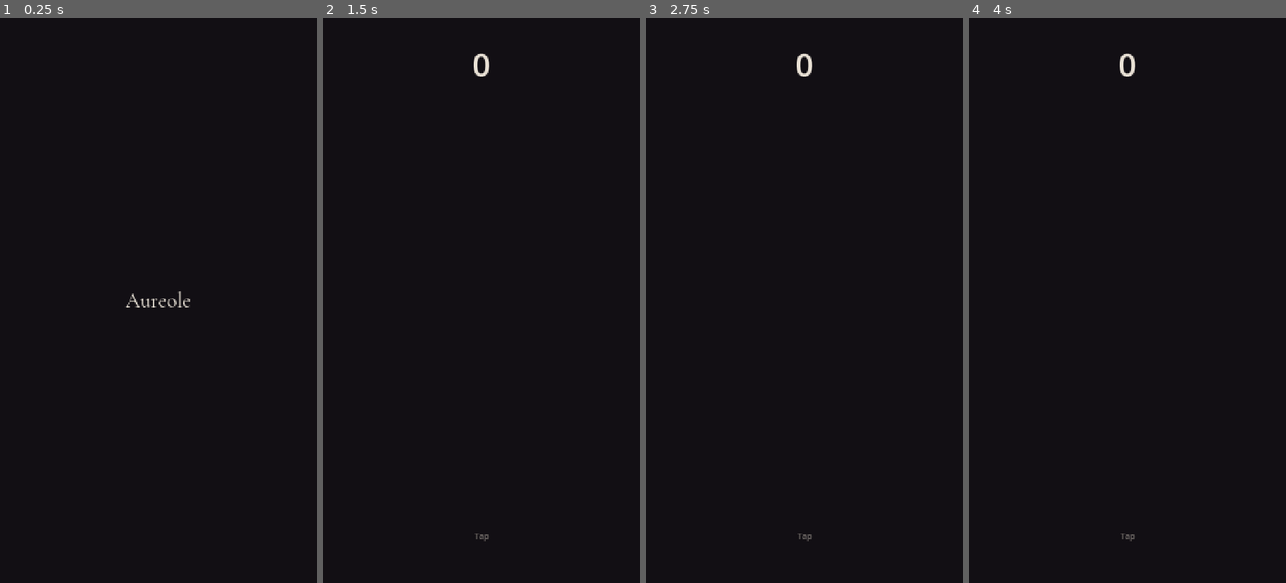
Above: before the commit, frames 1-4 (left to right).
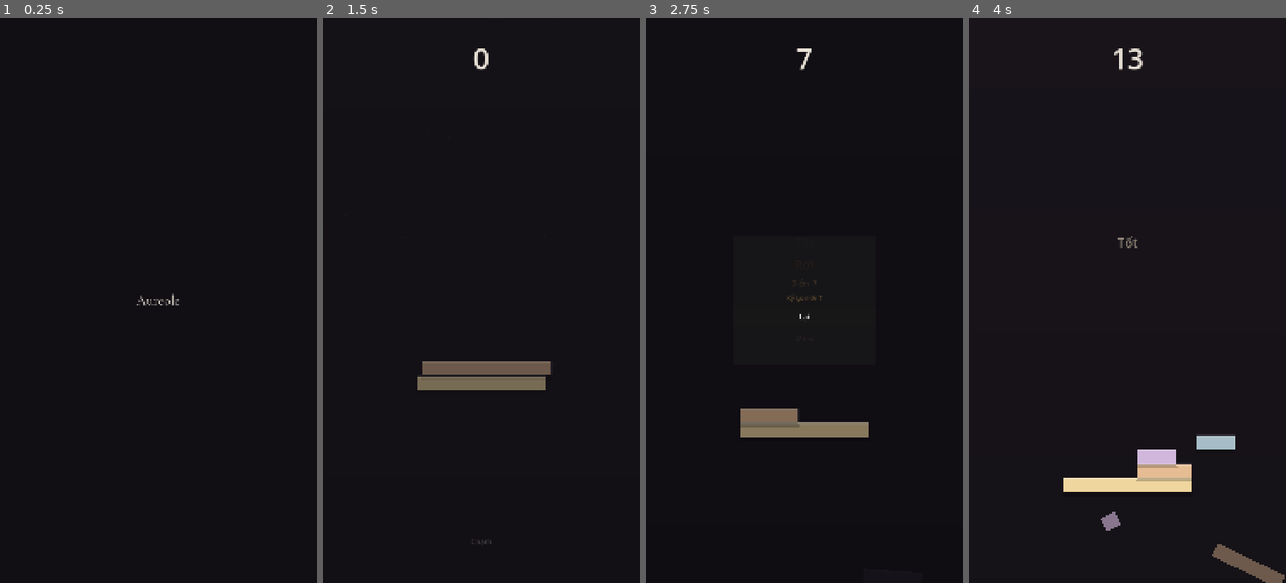
Above: after the commit, the same moments.

Repository: quocXEM/aureole
Game: Godot game, scene res://scenes/boot.tscn
Same seed, same stepped clock (60 frames per second), same inputs: the game is played once before the commit and once after it.
Inputs (mouse positions are in pixels of both pictures, inside the frame that each line leads up to):
- Up to frame 1 (0.25 s): no input
- Up to frame 2 (1.5 s): click "EN" at 0.5 s; click "Chơi" at 1.25 s
- Up to frame 3 (2.75 s): tap Enter at 2 s; move the mouse to (874, 272) at 2.02 s; click (874, 272) at 2.17 s; tap Space at 2.27 s
- Up to frame 4 (4 s): click (1127, 317) at 2.75 s, where only the run after the commit has a clickable "Lại"; move the mouse to (1064, 328) at 3.52 s; click (1064, 328) at 3.67 s; tap Space at 3.77 s

The runs differ from the first frame. In frame 1, 0.2% of the frame differs, in the area x 39-60%, y 48-52%; in frame 2, 2.1%; in frame 3, 1.8%; in frame 4, 3.1%, in the area x 29-100%, y 5-100%.
Error before the commit: Parse Error: Cannot infer the type of "col" variable because the value doesn't have a set type. (res://scripts/game/stack_game.gd:131)

Commit message:
Fix crash parse Color + smoke test; scale play 1080×1920.
Co-authored-by: Cursor <cursoragent@cursor.com>

Diff:
--- a/project.godot
+++ b/project.godot
@@ -1,10 +1,4 @@
-; Engine configuration file.
-; It's best edited using the editor UI and not directly,
-; since the parameters that go here are not all obvious.
-;
-; Format:
-;   [section] ; section goes between []
-;   param=value ; assign values to parameters
+; Aureole — mobile-first (Android / iOS portrait)
 
 config_version=5
 
@@ -12,9 +6,9 @@
 
 config/name="Aureole"
 config/description="Tap to stack glowing discs. Perfect alignment. One more try."
-config/version="0.1.0"
+config/version="0.1.1"
 run/main_scene="res://scenes/boot.tscn"
-config/features=PackedStringArray("4.7", "Forward Plus")
+config/features=PackedStringArray("4.7", "Mobile")
 config/icon="res://icon.svg"
 
 [autoload]
@@ -26,13 +20,19 @@
 
 [display]
 
-window/size/viewport_width=720
-window/size/viewport_height=1280
-window/size/window_width_override=405
-window/size/window_height_override=720
+window/size/viewport_width=1080
+window/size/viewport_height=1920
+window/size/window_width_override=540
+window/size/window_height_override=960
 window/stretch/mode="canvas_items"
-window/stretch/aspect="keep_width"
+window/stretch/aspect="expand"
+window/handheld/orientation=1
+
+[input_devices]
+
+pointing/emulate_touch_from_mouse=true
 
 [rendering]
 
+renderer/rendering_method="mobile"
 environment/defaults/default_clear_color=Color(0.07, 0.06, 0.08, 1)
--- a/scenes/game.tscn
+++ b/scenes/game.tscn
@@ -8,7 +8,7 @@
 [node name="World" type="Node2D" parent="."]
 
 [node name="Camera" type="Camera2D" parent="."]
-position = Vector2(360, 900)
+position = Vector2(540, 1400)
 enabled = true
 
 [node name="UI" type="CanvasLayer" parent="."]
@@ -25,13 +25,13 @@
 anchors_preset = 10
 anchor_left = 0.5
 anchor_right = 0.5
-offset_left = -140.0
-offset_top = 56.0
-offset_right = 140.0
-offset_bottom = 140.0
-pivot_offset = Vector2(140, 42)
+offset_left = -200.0
+offset_top = 72.0
+offset_right = 200.0
+offset_bottom = 180.0
+pivot_offset = Vector2(200, 54)
 theme_override_colors/font_color = Color(0.96, 0.93, 0.88, 0.95)
-theme_override_font_sizes/font_size = 72
+theme_override_font_sizes/font_size = 96
 text = "0"
 horizontal_alignment = 1
 
@@ -39,28 +39,28 @@
 anchors_preset = 10
 anchor_left = 0.5
 anchor_right = 0.5
-offset_left = -80.0
-offset_top = 132.0
-offset_right = 80.0
-offset_bottom = 164.0
+offset_left = -120.0
+offset_top = 170.0
+offset_right = 120.0
+offset_bottom = 210.0
 theme_override_colors/font_color = Color(0.94, 0.84, 0.62, 0.9)
-theme_override_font_sizes/font_size = 22
+theme_override_font_sizes/font_size = 28
 text = ""
 horizontal_alignment = 1
 
 [node name="Flash" type="Label" parent="UI"]
 anchors_preset = 8
 anchor_left = 0.5
-anchor_top = 0.42
+anchor_top = 0.4
 anchor_right = 0.5
-anchor_bottom = 0.42
-offset_left = -160.0
-offset_top = -28.0
-offset_right = 160.0
-offset_bottom = 28.0
-pivot_offset = Vector2(160, 28)
+anchor_bottom = 0.4
+offset_left = -220.0
+offset_top = -36.0
+offset_right = 220.0
+offset_bottom = 36.0
+pivot_offset = Vector2(220, 36)
 theme_override_colors/font_color = Color(0.96, 0.93, 0.88, 1)
-theme_override_font_sizes/font_size = 34
+theme_override_font_sizes/font_size = 44
 text = ""
 horizontal_alignment = 1
 
@@ -70,12 +70,12 @@
 anchor_top = 1.0
 anchor_right = 0.5
 anchor_bottom = 1.0
-offset_left = -100.0
-offset_top = -120.0
-offset_right = 100.0
-offset_bottom = -84.0
-theme_override_colors/font_color = Color(0.94, 0.9, 0.84, 0.45)
-theme_override_font_sizes/font_size = 18
+offset_left = -140.0
+offset_top = -160.0
+offset_right = 140.0
+offset_bottom = -110.0
+theme_override_colors/font_color = Color(0.94, 0.9, 0.84, 0.5)
+theme_override_font_sizes/font_size = 26
 text = "Tap"
 horizontal_alignment = 1
 
@@ -86,46 +86,49 @@
 anchor_top = 0.5
 anchor_right = 0.5
 anchor_bottom = 0.5
-offset_left = -160.0
-offset_top = -150.0
-offset_right = 160.0
-offset_bottom = 150.0
+offset_left = -240.0
+offset_top = -220.0
+offset_right = 240.0
+offset_bottom = 220.0
 
 [node name="VBox" type="VBoxContainer" parent="UI/Over"]
 layout_mode = 2
-theme_override_constants/separation = 14
+theme_override_constants/separation = 18
 alignment = 1
 
 [node name="Title" type="Label" parent="UI/Over/VBox"]
 layout_mode = 2
 theme_override_colors/font_color = Color(0.14, 0.11, 0.1, 1)
-theme_override_font_sizes/font_size = 34
+theme_override_font_sizes/font_size = 44
 text = "Fallen"
 horizontal_alignment = 1
 
 [node name="Score" type="Label" parent="UI/Over/VBox"]
 layout_mode = 2
 theme_override_colors/font_color = Color(0.25, 0.2, 0.16, 0.9)
-theme_override_font_sizes/font_size = 18
+theme_override_font_sizes/font_size = 24
 text = "Score  0"
 horizontal_alignment = 1
 
 [node name="Best" type="Label" parent="UI/Over/VBox"]
 layout_mode = 2
 theme_override_colors/font_color = Color(0.45, 0.35, 0.22, 0.85)
-theme_override_font_sizes/font_size = 15
+theme_override_font_sizes/font_size = 20
 text = "Best  0"
 horizontal_alignment = 1
 
 [node name="Retry" type="Button" parent="UI/Over/VBox"]
-custom_minimum_size = Vector2(0, 50)
+custom_minimum_size = Vector2(0, 64)
 layout_mode = 2
+theme_override_font_sizes/font_size = 26
 text = "Again"
 
 [node name="Menu" type="Button" parent="UI/Over/VBox"]
+custom_minimum_size = Vector2(0, 48)
 layout_mode = 2
 flat = true
 theme_type_variation = &"GhostButton"
 theme_override_colors/font_color = Color(0.25, 0.2, 0.16, 0.5)
 theme_override_colors/font_hover_color = Color(0.14, 0.11, 0.1, 0.9)
+theme_override_font_sizes/font_size = 20
 text = "Menu"
--- a/scripts/fx/atmosphere.gd
+++ b/scripts/fx/atmosphere.gd
@@ -6,14 +6,14 @@
 	z_index = -6
 	queue_redraw()
 	var dust := Node2D.new()
+	dust.set_script(preload("res://scripts/fx/dust.gd"))
 	dust.z_index = -5
 	add_child(dust)
-	dust.set_script(load("res://scripts/fx/dust.gd"))
 
 
 func _draw() -> void:
-	# Tall wash so camera can climb
-	var h := 8000.0
+	var w := 1080.0
+	var h := 10000.0
 	var top := Color(0.11, 0.09, 0.12, 1)
 	var mid := Color(0.07, 0.06, 0.08, 1)
 	var bot := Color(0.05, 0.045, 0.055, 1)
@@ -22,4 +22,4 @@
 		var t0 := float(i) / float(steps)
 		var t1 := float(i + 1) / float(steps)
 		var c0 := top.lerp(mid, clampf(t0 * 1.4, 0.0, 1.0)).lerp(bot, clampf((t0 - 0.45) * 1.6, 0.0, 1.0))
-		draw_rect(Rect2(0.0, t0 * h - 2000.0, 720.0, (t1 - t0) * h + 2.0), c0)
+		draw_rect(Rect2(0.0, t0 * h - 3000.0, w, (t1 - t0) * h + 2.0), c0)
--- a/scripts/fx/dust.gd
+++ b/scripts/fx/dust.gd
@@ -4,10 +4,10 @@
 
 
 func _ready() -> void:
-	for i in 28:
+	for i in 36:
 		_bits.append({
-			"p": Vector2(randf() * 720.0, randf() * 2000.0 - 400.0),
-			"r": randf_range(1.2, 2.8),
+			"p": Vector2(randf() * 1080.0, randf() * 2400.0 - 600.0),
+			"r": randf_range(1.5, 3.2),
 			"a": randf_range(0.04, 0.14),
 			"s": randf_range(8.0, 22.0),
 			"ph": randf() * TAU,
@@ -18,10 +18,10 @@
 	for b in _bits:
 		b.ph += delta * 0.6
 		b.p.y -= b.s * delta * 0.15
-		b.p.x += sin(b.ph) * 6.0 * delta
-		if b.p.y < -500.0:
-			b.p.y = 1600.0
-			b.p.x = randf() * 720.0
+		b.p.x += sin(b.ph) * 8.0 * delta
+		if b.p.y < -600.0:
+			b.p.y = 2000.0
+			b.p.x = randf() * 1080.0
 	queue_redraw()
 
 
--- a/scripts/game/audio_bus.gd
+++ b/scripts/game/audio_bus.gd
@@ -1,5 +1,5 @@
 extends Node
-## Soft procedural blips — no asset pack required.
+## Soft procedural blips — safe for mobile.
 
 var _player: AudioStreamPlayer
 var _gen: AudioStreamGenerator
@@ -9,39 +9,39 @@
 func _ready() -> void:
 	_gen = AudioStreamGenerator.new()
 	_gen.mix_rate = 22050.0
-	_gen.buffer_length = 0.2
+	_gen.buffer_length = 0.3
 	_player = AudioStreamPlayer.new()
 	_player.stream = _gen
 	_player.volume_db = -10.0
 	add_child(_player)
 	_player.play()
-	# Playback available next frame
 	call_deferred("_bind_playback")
 
 
 func _bind_playback() -> void:
-	_playback = _player.get_stream_playback() as AudioStreamGeneratorPlayback
+	if _player:
+		_playback = _player.get_stream_playback() as AudioStreamGeneratorPlayback
 
 
 func play_tap() -> void:
-	_blip(660.0, 0.05, 0.16)
+	_blip(660.0, 0.04, 0.14)
 
 
 func play_land() -> void:
-	_blip(240.0, 0.07, 0.2)
+	_blip(240.0, 0.06, 0.18)
 
 
 func play_perfect() -> void:
-	_blip(880.0, 0.04, 0.14)
-	_blip(1240.0, 0.05, 0.1)
+	_blip(880.0, 0.035, 0.12)
+	_blip(1240.0, 0.045, 0.09)
 
 
 func play_fail() -> void:
-	_blip(100.0, 0.16, 0.24)
+	_blip(100.0, 0.14, 0.2)
 
 
 func play_ui() -> void:
-	_blip(520.0, 0.035, 0.1)
+	_blip(520.0, 0.03, 0.09)
 
 
 func _blip(freq: float, dur: float, amp: float) -> void:
@@ -49,11 +49,13 @@
 		_bind_playback()
 	if _playback == null:
 		return
+	var avail := _playback.get_frames_available()
+	if avail < 64:
+		return
 	var rate := _gen.mix_rate
-	var n := int(dur * rate)
+	var n := mini(int(dur * rate), avail)
 	for i in n:
 		var t := float(i) / rate
 		var env := 1.0 - t / dur
 		var s := sin(TAU * freq * t) * amp * env * env
-		if _playback.get_frames_available() > 0:
-			_playback.push_frame(Vector2(s, s))
+		_playback.push_frame(Vector2(s, s))
--- a/scripts/game/stack_game.gd
+++ b/scripts/game/stack_game.gd
@@ -1,12 +1,12 @@
 extends Node2D
-## Aureole — international art-casual stack. Cut leftovers, Perfect juice, one more try.
-
-const BASE_W := 300.0
-const SLAB_H := 34.0
-const PERFECT := 7.0
-const SWING := 200.0
-const DROP_SPEED := 1650.0
-const COLORS := [
+## Aureole — mobile portrait stack (1080×1920 design).
+
+const BASE_W := 440.0
+const SLAB_H := 48.0
+const PERFECT := 10.0
+const SWING := 300.0
+const DROP_SPEED := 2200.0
+const COLORS: Array[Color] = [
 	Color(0.94, 0.84, 0.62),
 	Color(0.9, 0.74, 0.58),
 	Color(0.82, 0.72, 0.86),
@@ -30,6 +30,7 @@
 @onready var btn_menu: Button = $UI/Over/VBox/Menu
 @onready var dim: ColorRect = $UI/Dim
 
+var _cx := 540.0
 var _slabs: Array = []
 var _moving: Dictionary = {}
 var _dropping := false
@@ -40,13 +41,16 @@
 var _swing_t := 0.0
 var _swing_speed := 1.45
 var _color_i := 0
-var _cam_target_y := 900.0
+var _cam_target_y := 1400.0
 var _hint_done := false
 var _guide: Line2D
 var _new_best := false
+var _base_y := 1680.0
 
 
 func _ready() -> void:
+	_cx = get_viewport_rect().size.x * 0.5
+	_apply_safe_area()
 	btn_retry.pressed.connect(_restart)
 	btn_menu.pressed.connect(func() -> void:
 		AudioBus.play_ui()
@@ -56,21 +60,38 @@
 	dim.visible = false
 	flash_l.modulate.a = 0.0
 	combo_l.modulate.a = 0.0
-	var atm: Node2D = (load("res://scripts/fx/atmosphere.gd") as GDScript).new()
+	var atm := Node2D.new()
+	atm.set_script(preload("res://scripts/fx/atmosphere.gd"))
 	add_child(atm)
 	move_child(atm, 0)
 	_guide = Line2D.new()
-	_guide.width = 1.0
-	_guide.default_color = Color(0.95, 0.9, 0.8, 0.08)
+	_guide.width = 1.5
+	_guide.default_color = Color(0.95, 0.9, 0.8, 0.07)
 	_guide.z_index = -1
-	_guide.add_point(Vector2(360, -4000))
-	_guide.add_point(Vector2(360, 4000))
+	_guide.add_point(Vector2(_cx, -6000))
+	_guide.add_point(Vector2(_cx, 6000))
 	world.add_child(_guide)
 	_refresh_loc()
 	Loc.language_changed.connect(func(_c): _refresh_loc())
 	_start_run()
 	modulate.a = 0.0
 	create_tween().tween_property(self, "modulate:a", 1.0, 0.4)
+
+
+func _apply_safe_area() -> void:
+	var safe := DisplayServer.get_display_safe_area()
+	var win := DisplayServer.window_get_size()
+	if win.x <= 0 or win.y <= 0:
+		return
+	var top_pad := maxi(safe.position.y, 0)
+	# Scale pad into design pixels (viewport)
+	var design_h := get_viewport_rect().size.y
+	var pad := float(top_pad) * design_h / float(win.y)
+	if pad > 8.0:
+		score_l.offset_top = 56.0 + pad * 0.35
+		score_l.offset_bottom = 160.0 + pad * 0.35
+		combo_l.offset_top = 148.0 + pad * 0.35
+		combo_l.offset_bottom = 184.0 + pad * 0.35
 
 
 func _refresh_loc() -> void:
@@ -101,10 +122,11 @@
 	hint_l.modulate.a = 0.5
 	over.visible = false
 	dim.visible = false
-	_cam_target_y = 900.0
-	camera.position = Vector2(360, _cam_target_y)
+	_base_y = 1680.0
+	_cam_target_y = 1400.0
+	camera.position = Vector2(_cx, _cam_target_y)
 	camera.zoom = Vector2.ONE
-	_spawn_slab(360.0, 1100.0, BASE_W, false)
+	_spawn_slab(_cx, _base_y, BASE_W, false)
 	_spawn_moving()
 	_paint_hud()
 	_pop_score()
@@ -118,7 +140,7 @@
 func _paint_hud() -> void:
 	score_l.text = str(_score)
 	over_score.text = Loc.tr_key("over.score") % _score
-	var best_txt := Loc.tr_key("over.best") % SaveData.best
+	var best_txt: String = Loc.tr_key("over.best") % SaveData.best
 	if _new_best:
 		best_txt = Loc.tr_key("over.new_best") % SaveData.best
 	over_best.text = best_txt
@@ -128,13 +150,12 @@
 	var body := Node2D.new()
 	body.position = Vector2(x, y)
 	world.add_child(body)
-	var col := COLORS[_color_i % COLORS.size()]
-	# Soft contact shadow
-	var sh := Polygon2D.new()
+	var col: Color = COLORS[_color_i % COLORS.size()]
 	var hw := w * 0.5
 	var hh := SLAB_H * 0.5
+	var sh := Polygon2D.new()
 	sh.polygon = PackedVector2Array([
-		Vector2(-hw + 4, hh - 2), Vector2(hw - 4, hh - 2), Vector2(hw + 6, hh + 10), Vector2(-hw - 6, hh + 10),
+		Vector2(-hw + 6, hh - 2), Vector2(hw - 6, hh - 2), Vector2(hw + 8, hh + 14), Vector2(-hw - 8, hh + 14),
 	])
 	sh.color = Color(0, 0, 0, 0.22)
 	body.add_child(sh)
@@ -146,12 +167,12 @@
 	body.add_child(poly)
 	var hi := Polygon2D.new()
 	hi.polygon = PackedVector2Array([
-		Vector2(-hw, -hh), Vector2(hw, -hh), Vector2(hw, -hh + 5), Vector2(-hw, -hh + 5),
+		Vector2(-hw, -hh), Vector2(hw, -hh), Vector2(hw, -hh + 7), Vector2(-hw, -hh + 7),
 	])
 	hi.color = Color(1, 1, 1, 0.2)
 	body.add_child(hi)
 	var edge := Line2D.new()
-	edge.width = 1.0
+	edge.width = 1.5
 	edge.default_color = Color(1, 1, 1, 0.12)
 	edge.closed = true
 	edge.add_point(Vector2(-hw, -hh))
@@ -172,7 +193,7 @@
 func _spawn_moving() -> void:
 	var top: Dictionary = _slabs.back()
 	var y := float(top.y) - SLAB_H - 2.0
-	_spawn_slab(360.0 - SWING, y, float(top.w), true)
+	_spawn_slab(_cx - SWING, y, float(top.w), true)
 	_swing_t = randf() * TAU
 	_dropping = false
 
@@ -181,6 +202,7 @@
 	if not _alive:
 		return
 	camera.position.y = lerpf(camera.position.y, _cam_target_y, 1.0 - exp(-delta * 5.0))
+	camera.position.x = _cx
 	if _dropping and not _moving.is_empty():
 		_drop_y += DROP_SPEED * delta
 		var target_y := float(_slabs.back().y) - SLAB_H
@@ -193,7 +215,7 @@
 	if _moving.is_empty():
 		return
 	_swing_t += delta * _swing_speed
-	var x := 360.0 + sin(_swing_t) * SWING
+	var x := _cx + sin(_swing_t) * SWING
 	_moving.node.position.x = x
 	_moving.x = x
 	if not _hint_done:
@@ -231,26 +253,24 @@
 	var left := maxf(mx - mw * 0.5, tx - tw * 0.5)
 	var right := minf(mx + mw * 0.5, tx + tw * 0.5)
 	var overlap := right - left
-	if overlap <= 3.5:
+	if overlap <= 5.0:
 		_game_over()
 		return
 
-	# Leftover falls — signature Stack juice
 	var m_left := mx - mw * 0.5
 	var m_right := mx + mw * 0.5
+	var col: Color = _moving.col
 	if m_left < left - 0.5:
-		_spawn_fall(m_left, left, float(_moving.y), _moving.col, -1.0)
+		_spawn_fall(m_left, left, float(_moving.y), col, -1.0)
 	if m_right > right + 0.5:
-		_spawn_fall(right, m_right, float(_moving.y), _moving.col, 1.0)
+		_spawn_fall(right, m_right, float(_moving.y), col, 1.0)
 
 	var new_x := (left + right) * 0.5
 	var new_w := overlap
 	var offset := absf(mx - tx)
 	var perfect := offset <= PERFECT
-
-	# Perfect restores a whisper of width (international Stack feel)
 	if perfect:
-		new_w = minf(BASE_W, new_w + 4.0)
+		new_w = minf(BASE_W, new_w + 6.0)
 		new_x = tx
 
 	_moving.x = new_x
@@ -269,17 +289,17 @@
 		_score += int(12 + _combo * 6)
 		_flash(Loc.tr_key("hud.perfect"), Color(0.98, 0.92, 0.72, 1))
 		AudioBus.play_perfect()
-		_punch(1.05)
+		_punch(1.04)
 		_burst(Vector2(new_x, float(top.y) - SLAB_H))
 		_ring_flash(Vector2(new_x, float(top.y) - SLAB_H), new_w)
 	else:
 		_combo = 0
-		_score += 4 + int(new_w / 36.0)
+		_score += 4 + int(new_w / 50.0)
 		_flash(Loc.tr_key("hud.good"), Color(0.9, 0.86, 0.8, 0.75))
 		AudioBus.play_land()
 
 	_swing_speed = minf(2.9, _swing_speed + 0.045)
-	_cam_target_y = float(_slabs.back().y) - 440.0
+	_cam_target_y = float(_slabs.back().y) - 640.0
 	_paint_hud()
 	_pop_score()
 	_spawn_moving()
@@ -302,7 +322,7 @@
 	body.add_child(poly)
 	var tw := create_tween()
 	tw.set_parallel(true)
-	tw.tween_property(body, "position", body.position + Vector2(dir * randf_range(80, 140), 420), 0.55).set_ease(Tween.EASE_IN)
+	tw.tween_property(body, "position", body.position + Vector2(dir * randf_range(100, 180), 560), 0.55).set_ease(Tween.EASE_IN)
 	tw.tween_property(body, "rotation", dir * randf_range(0.6, 1.4), 0.55)
 	tw.tween_property(body, "modulate:a", 0.0, 0.55)
 	tw.chain().tween_callback(body.queue_free)
@@ -311,14 +331,17 @@
 func _resize_poly(d: Dictionary) -> void:
 	var hw := float(d.w) * 0.5
 	var hh := SLAB_H * 0.5
-	d.poly.polygon = PackedVector2Array([
+	var poly: Polygon2D = d.poly
+	poly.polygon = PackedVector2Array([
 		Vector2(-hw, -hh), Vector2(hw, -hh), Vector2(hw, hh), Vector2(-hw, hh),
 	])
-	d.sh.polygon = PackedVector2Array([
-		Vector2(-hw + 4, hh - 2), Vector2(hw - 4, hh - 2), Vector2(hw + 6, hh + 10), Vector2(-hw - 6, hh + 10),
-	])
-	d.hi.polygon = PackedVector2Array([
-		Vector2(-hw, -hh), Vector2(hw, -hh), Vector2(hw, -hh + 5), Vector2(-hw, -hh + 5),
+	var sh: Polygon2D = d.sh
+	sh.polygon = PackedVector2Array([
+		Vector2(-hw + 6, hh - 2), Vector2(hw - 6, hh - 2), Vector2(hw + 8, hh + 14), Vector2(-hw - 8, hh + 14),
+	])
+	var hi: Polygon2D = d.hi
+	hi.polygon = PackedVector2Array([
+		Vector2(-hw, -hh), Vector2(hw, -hh), Vector2(hw, -hh + 7), Vector2(-hw, -hh + 7),
 	])
 	var edge: Line2D = d.edge
 	edge.clear_points()
@@ -329,13 +352,14 @@
 
 
 func _squash(n: Node2D) -> void:
-	n.scale = Vector2(1.06, 0.9)
+	n.scale = Vector2(1.05, 0.92)
 	var tw := create_tween()
 	tw.tween_property(n, "scale", Vector2.ONE, 0.14).set_ease(Tween.EASE_OUT)
 
 
 func _pop_score() -> void:
-	score_l.scale = Vector2(1.12, 1.12)
+	score_l.pivot_offset = score_l.size * 0.5
+	score_l.scale = Vector2(1.1, 1.1)
 	var tw := create_tween()
 	tw.tween_property(score_l, "scale", Vector2.ONE, 0.2).set_ease(Tween.EASE_OUT)
 
@@ -343,7 +367,8 @@
 func _flash(text: String, col: Color) -> void:
 	flash_l.text = text
 	flash_l.modulate = col
-	flash_l.scale = Vector2(0.85, 0.85)
+	flash_l.pivot_offset = flash_l.size * 0.5
+	flash_l.scale = Vector2(0.88, 0.88)
 	combo_l.text = ("×%d" % _combo) if _combo > 1 else ""
 	combo_l.modulate.a = 1.0 if _combo > 1 else 0.0
 	var tw := create_tween()
@@ -362,12 +387,12 @@
 func _burst(at: Vector2) -> void:
 	for i in 14:
 		var p := Polygon2D.new()
-		var r := 2.0 + randf() * 3.5
+		var r := 3.0 + randf() * 4.0
 		p.polygon = PackedVector2Array([Vector2(-r, -r), Vector2(r, -r), Vector2(r, r), Vector2(-r, r)])
 		p.color = COLORS[_color_i % COLORS.size()]
-		p.position = at + Vector2(randf_range(-24, 24), randf_range(-10, 6))
+		p.position = at + Vector2(randf_range(-30, 30), randf_range(-12, 8))
 		world.add_child(p)
-		var dir := Vector2(randf_range(-1, 1), randf_range(-1.4, -0.2)).normalized() * randf_range(50, 140)
+		var dir := Vector2(randf_range(-1, 1), randf_range(-1.4, -0.2)).normalized() * randf_range(60, 160)
 		var tw := create_tween()
 		tw.tween_property(p, "position", p.position + dir, 0.4)
 		tw.parallel().tween_property(p, "modulate:a", 0.0, 0.4)
@@ -380,7 +405,7 @@
 	world.add_child(ring)
 	var r0 := w * 0.35
 	var line := Line2D.new()
-	line.width = 2.0
+	line.width = 2.5
 	line.default_color = Color(0.98, 0.92, 0.7, 0.7)
 	for i in 33:
 		var a := TAU * float(i) / 32.0
@@ -398,7 +423,7 @@
 		var n: Node2D = _moving.node
 		var tw := create_tween()
 		tw.set_parallel(true)
-		tw.tween_property(n, "position:y", n.position.y + 480.0, 0.5).set_ease(Tween.EASE_IN)
+		tw.tween_property(n, "position:y", n.position.y + 640.0, 0.5).set_ease(Tween.EASE_IN)
 		tw.tween_property(n, "rotation", randf_range(-0.5, 0.5), 0.5)
 		tw.tween_property(n, "modulate:a", 0.0, 0.5)
 	AudioBus.play_fail()
--- /dev/null
+++ b/tools/smoke_test.gd
@@ -0,0 +1,44 @@
+extends SceneTree
+## Headless smoke: menu → game → drop ×3 → must not error.
+
+
+func _initialize() -> void:
+	call_deferred("_run")
+
+
+func _run() -> void:
+	print("SMOKE: start")
+	# Parse check
+	var scr: GDScript = load("res://scripts/game/stack_game.gd")
+	if scr == null:
+		push_error("SMOKE FAIL: stack_game load null")
+		quit(1)
+		return
+	print("SMOKE: stack_game parsed")
+
+	var err := change_scene_to_file("res://scenes/main_menu.tscn")
+	if err != OK:
+		push_error("SMOKE FAIL: menu %s" % err)
+		quit(1)
+		return
+	print("SMOKE: menu ok")
+	await create_timer(0.35).timeout
+
+	err = change_scene_to_file("res://scenes/game.tscn")
+	if err != OK:
+		push_error("SMOKE FAIL: game %s" % err)
+		quit(1)
+		return
+	await create_timer(0.5).timeout
+	var root := current_scene
+	if root == null or not root.has_method("_try_drop"):
+		push_error("SMOKE FAIL: game scene missing _try_drop (script failed?)")
+		quit(1)
+		return
+	print("SMOKE: game ok")
+	for i in 3:
+		root.call("_try_drop")
+		print("SMOKE: drop ", i + 1)
+		await create_timer(0.4).timeout
+	print("SMOKE: PASS")
+	quit(0)
Not shown, added: scripts/fx/atmosphere.gd.uid
Not shown, added: scripts/fx/dust.gd.uid
